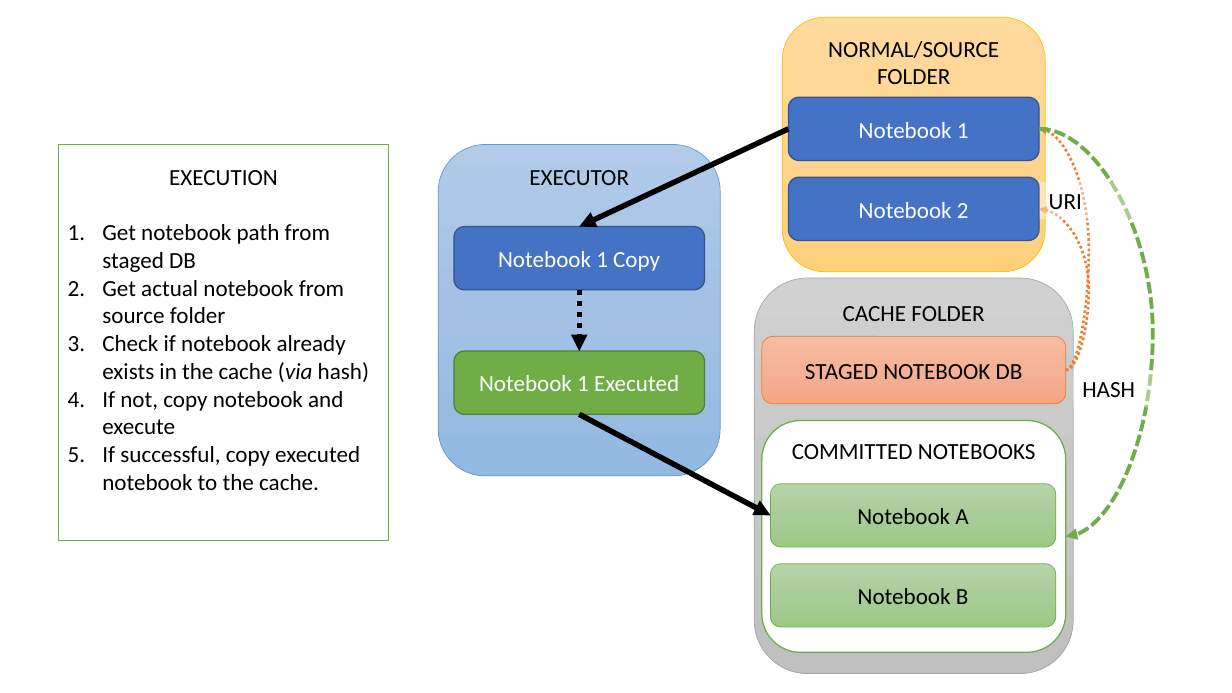
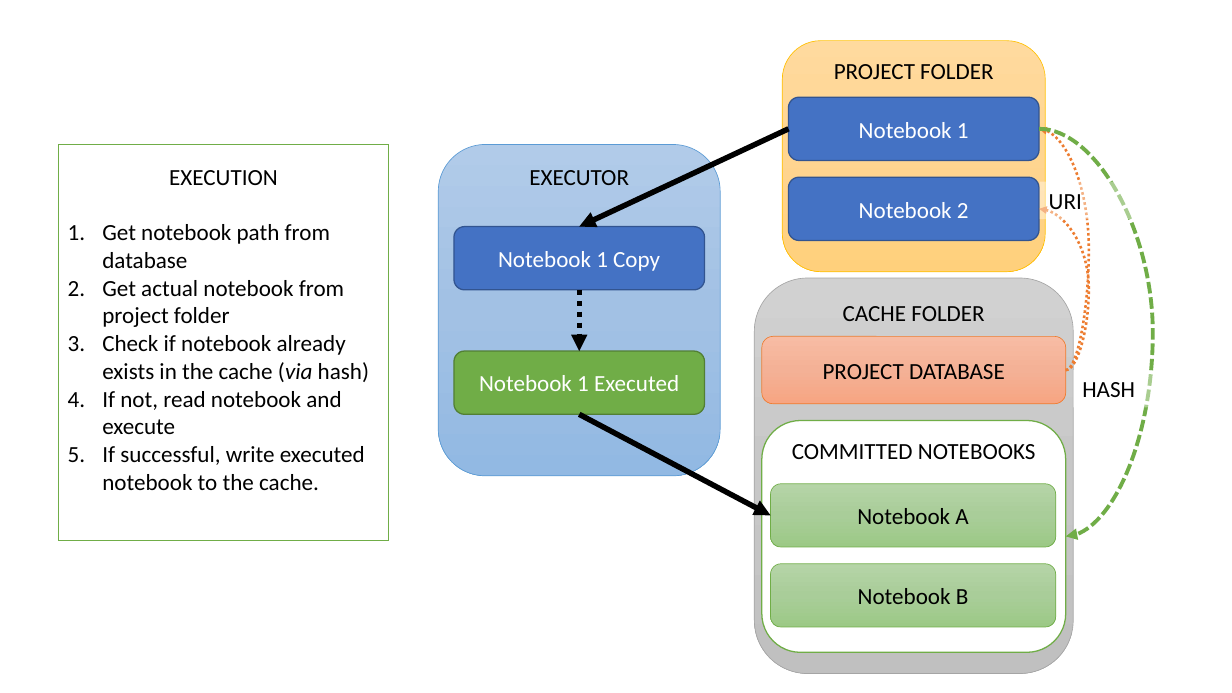
Before and after one commit to executablebooks/jupyter-cache, a slide deck: slide 1 of docs/using/images/execution_flow.pptx. Drawn at 1232x693 pixels with LibreOffice and Linux fonts; fonts in the diff are those of the drawing. Boxes give left, top, right and bottom in pixels: in the first picture for what was removed or moved away, otherwise in the second. Text is boxed around its words. In the diff, an @@ line names an element or a change of style, - is before the commit and + after.

Commit message:
♻️ REFACTOR: package API/CLI/documentation (#74)
This commit re-writes key parts of the package,
(a) to add additional functionality,
and (b) with a view to eventually exposing this CLI in https://jupyterbook.org/.

Key changes:

1. `stage`/`staging` is now rephrased to `notebook`, plus the addition of `project`, i.e. you add notebooks to a project, then execute them
2. notebook `read_data` is specified per notebook in the project, allowing for multiple types of file to be read/executed via the CLI (e.g. MyST Markdown files, via https://jupytext.readthedocs.io).
  Before, the read functions were passed directly to the API methods.
3. The executor can be specified with `jbcache execute --executor`, and a parallel notebook executor has been added.
4. Improved execution status indicator in `jbcache project list` and other CLI improvements
4. Re-write of documentation, including better front page, with quick start guide and better logo.

```diff
--- a/docs/using/images/execution_flow.pptx
+++ b/docs/using/images/execution_flow.pptx
@@ rounded rectangle "PROJECT FOLDER": place and size @@
-rounded rectangle "PROJECT FOLDER" at [783, 18, 1046, 272]
+rounded rectangle "PROJECT FOLDER" at [783, 41, 1046, 272]
@@ text in rounded rectangle at [834, 64, 993, 79]: text changed @@
-NORMAL/SOURCE FOLDER
+PROJECT FOLDER
@@ text in rectangle at [102, 224, 344, 327]: text changed @@
-1. Get notebook path from staged DB
-2. Get actual notebook from source folder
+1. Get notebook path from database
+2. Get actual notebook from project folder
@@ text in rounded rectangle at [823, 364, 1005, 379]: text changed @@
-STAGED NOTEBOOK DB
+PROJECT DATABASE
@@ text in rectangle at [102, 391, 365, 490]: text changed @@
-4. If not, copy notebook and execute
-5. If successful, copy executed notebook to the cache.
+4. If not, read notebook and execute
+5. If successful, write executed notebook to the cache.
```
Also in this commit, not shown: 44 other files.
